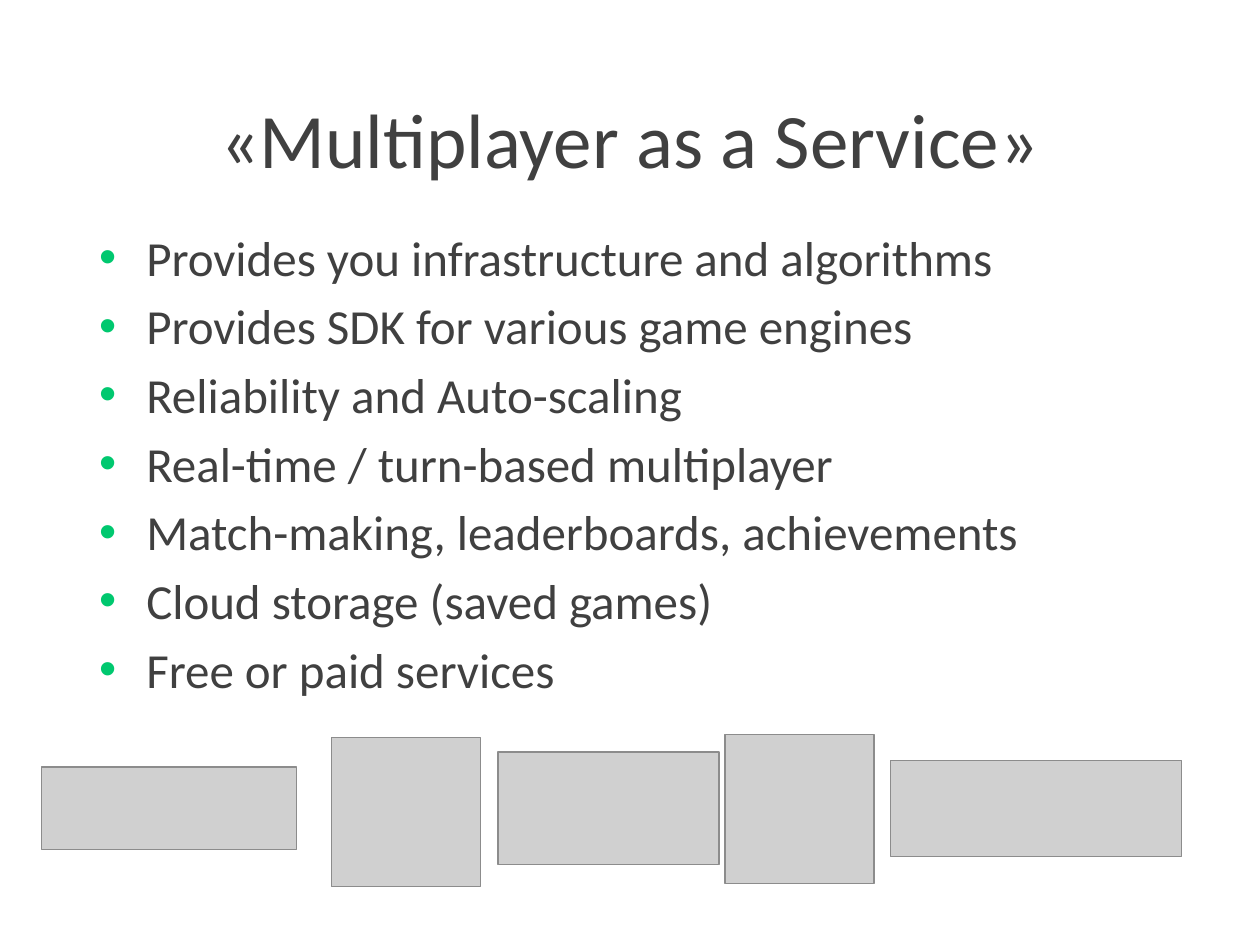
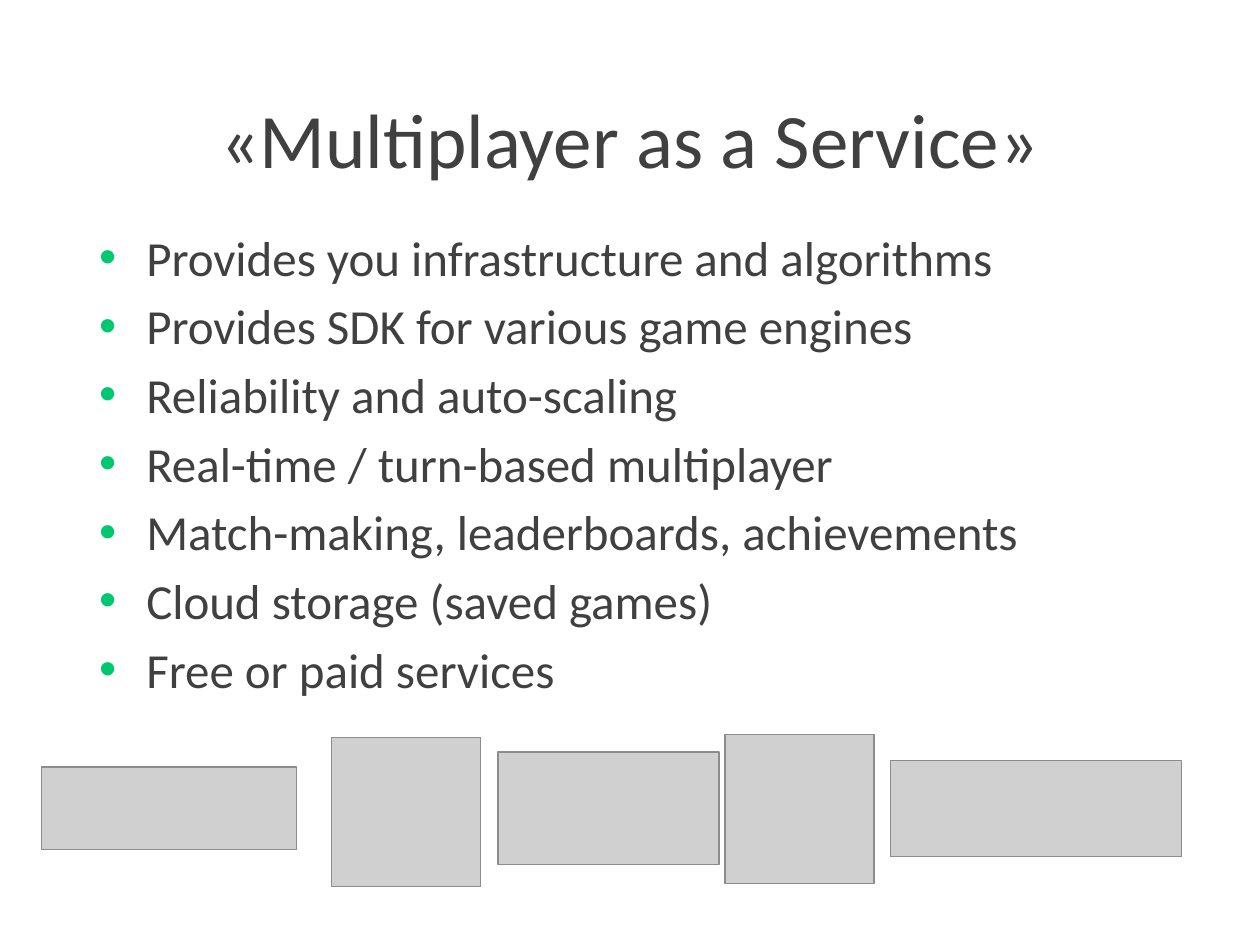
Before and after one commit to Lotti/codemotion2015, a slide deck: slide 12 of slides/slides.pptx. Drawn at 1260x945 pixels with LibreOffice and Linux fonts; fonts in the diff are those of the drawing; grey boxes stand for pictures; background and template pictures are left out. Boxes give left, top, right and bottom in pixels: in the first picture for what was removed or moved away, otherwise in the second. Text is boxed around its words. In the diff, an @@ line names an element or a change of style, - is before the commit and + after.

```diff
--- a/slides/slides.pptx
+++ b/slides/slides.pptx
@@ text at <box>146,379,677,422</box>: text changed @@
-• Reliability and Auto-scaling
+• Reliability and auto-scaling
```
Also in this commit, not shown: 8 other slides changed, 2 slides added, 2 other files.
